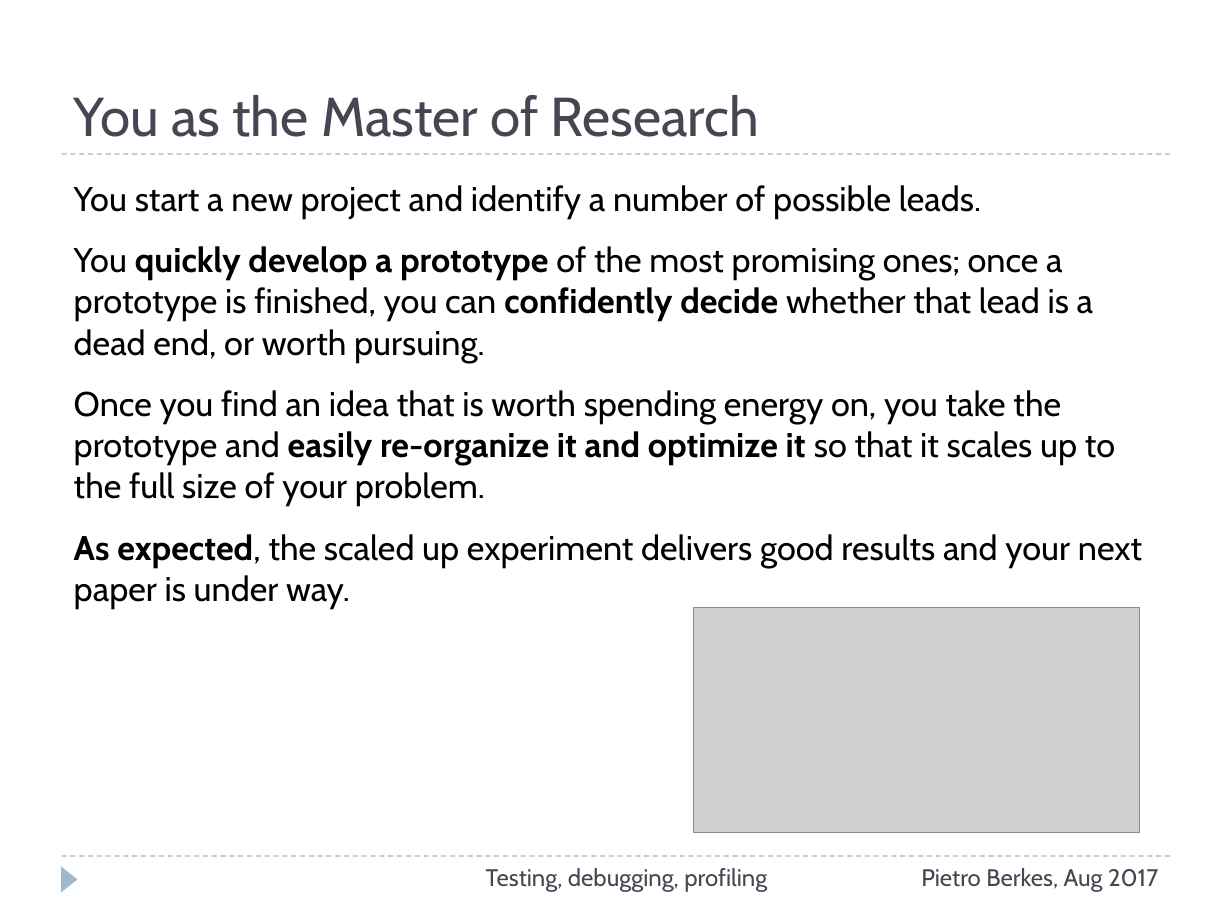
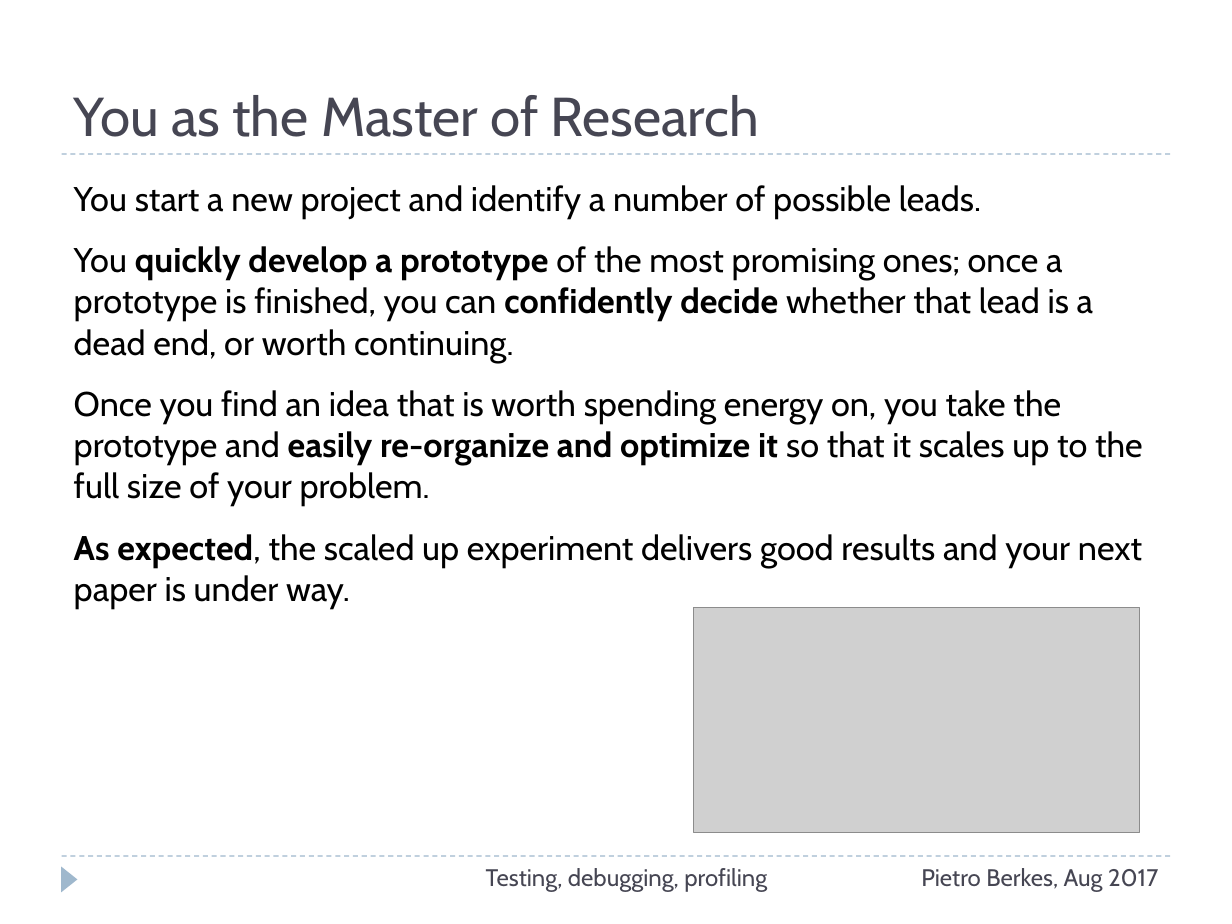
Before and after one commit to ASPP/testing_debugging_profiling, a slide deck: slide 2 of testing-debugging-profiling.pptx. Drawn at 1232x924 pixels with LibreOffice and Linux fonts; fonts in the diff are those of the drawing; grey boxes stand for pictures. Boxes give left, top, right and bottom in pixels: in the first picture for what was removed or moved away, otherwise in the second. Text is boxed around its words. In the diff, an @@ line names an element or a change of style, - is before the commit and + after.

```diff
--- a/testing-debugging-profiling.pptx
+++ b/testing-debugging-profiling.pptx
@@ text at bbox=[74, 246, 1143, 507]: text changed @@
-You quickly develop a prototype of the most promising ones; once a prototype is finished, you can confidently decide whether that lead is a dead end, or worth pursuing.
-Once you find an idea that is worth spending energy on, you take the prototype and easily re-organize it and optimize it so that it scales up to the full size of your problem.
+You quickly develop a prototype of the most promising ones; once a prototype is finished, you can confidently decide whether that lead is a dead end, or worth continuing.
+Once you find an idea that is worth spending energy on, you take the prototype and easily re-organize and optimize it so that it scales up to the full size of your problem.
```
Also in this commit, not shown: 3 other slides changed, 1 slide added, 2 other files.
